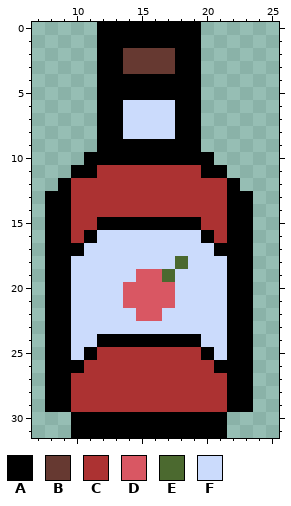
A pixel-art file gets an edit: Sprite Work/SampleJuice.ase. Above is the file before it was changed.
32x32 pixels, 1 frame. Shown: x 7..25, y 0..31.
Palette (. is transparent): A #000000  B #663931  C #ac3232  D #d95763  E #4b692f  F #cbdbfc
Pixels before, first column x 8:
 0 ....AAAAAAAA....
 1 ....AAAAAAAA....
 2 ....AABBBBAA....
 3 ....AABBBBAA....
 4 ....AAAAAAAA....
 5 ....AAAAAAAA....
 6 ....AAFFFFAA....
 7 ....AAFFFFAA....
 8 ....AAFFFFAA....
 9 ....AAAAAAAA....
10 ...AAAAAAAAAA...
11 ..AACCCCCCCCAA..
12 .ACCCCCCCCCCCCA.
13 AACCCCCCCCCCCCAA
14 AACCCCCCCCCCCCAA
15 AACCAAAAAAAACCAA
16 AACAFFFFFFFFACAA
17 AAAFFFFFFFFFFAAA
18 AAFFFFFFFFEFFFAA
19 AAFFFFFDDEFFFFAA
20 AAFFFFDDDDFFFFAA
21 AAFFFFDDDDFFFFAA
22 AAFFFFFDDFFFFFAA
23 AAFFFFFFFFFFFFAA
24 AAFFAAAAAAAAFFAA
25 AAFACCCCCCCCAFAA
26 AAACCCCCCCCCCAAA
27 AACCCCCCCCCCCCAA
28 AACCCCCCCCCCCCAA
29 AACCCCCCCCCCCCAA
30 ..AAAAAAAAAAAA..
31 ..AAAAAAAAAAAA..
After the commit:
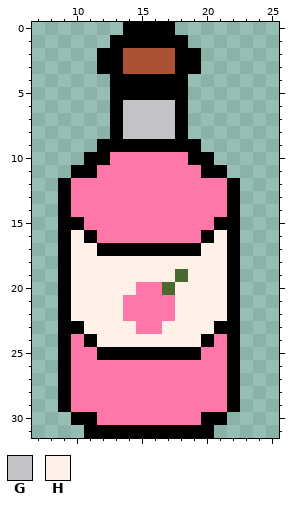
Colours new in this view: G #c2c3c7  H #fff1e8
Diff:
colour B: #663931 -> #ab5236
colour C: #ac3232 -> #ff77a8
y 0: x 12..13 AA -> ..; x 18..19 AA -> ..
y 1: x 12 A -> .; x 19 A -> .
y 4..5: x 12 A -> .; x 19 A -> .
y 6..8: x 12 A -> .; x 14..17 FFFF -> GGGG; x 19 A -> .
y 10: x 13..18 AAAAAA -> CCCCCC
y 13..14: x 8 A -> .; x 23 A -> .
y 15: x 8 A -> .; x 10 C -> A; x 12..19 AAAAAAAA -> CCCCCCCC; x 21 C -> A; x 23 A -> .
y 16: x 8 A -> .; x 10 C -> H; x 12..19 FFFFFFFF -> CCCCCCCC; x 21 C -> H; x 23 A -> .
y 17: x 8 A -> .; x 10..21 AFFFFFFFFFFA -> HHAAAAAAAAHH; x 23 A -> .
y 18: x 8 A -> .; x 10..21 FFFFFFFFEFFF -> HHHHHHHHHHHH; x 23 A -> .
y 19: x 8 A -> .; x 10..21 FFFFFDDEFFFF -> HHHHHHHHEHHH; x 23 A -> .
y 20: x 8 A -> .; x 10..21 FFFFDDDDFFFF -> HHHHHCCEHHHH; x 23 A -> .
y 21: x 8 A -> .; x 10..21 FFFFDDDDFFFF -> HHHHCCCCHHHH; x 23 A -> .
y 22: x 8 A -> .; x 10..21 FFFFFDDFFFFF -> HHHHCCCCHHHH; x 23 A -> .
y 23: x 8 A -> .; x 10..21 FFFFFFFFFFFF -> AHHHHCCHHHHA; x 23 A -> .
y 24: x 8 A -> .; x 10..21 FFAAAAAAAAFF -> CAHHHHHHHHAC; x 23 A -> .
y 25: x 8 A -> .; x 10..21 FACCCCCCCCAF -> CCAAAAAAAACC; x 23 A -> .
y 26: x 8 A -> .; x 10 A -> C; x 21 A -> C; x 23 A -> .
y 27..29: x 8 A -> .; x 23 A -> .
y 30: x 12..19 AAAAAAAA -> CCCCCCCC
y 31: x 10 A -> .; x 21 A -> .
